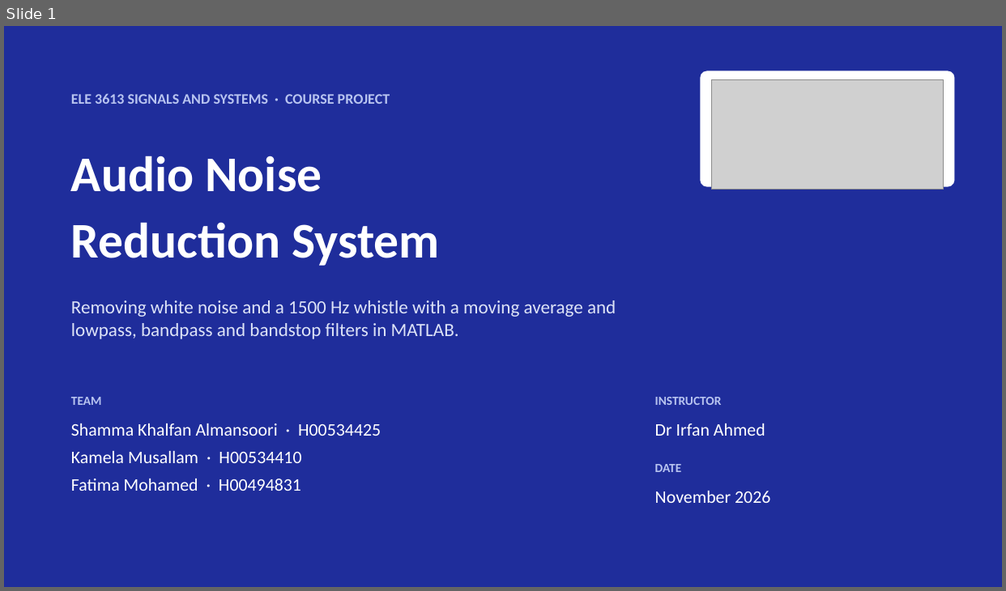
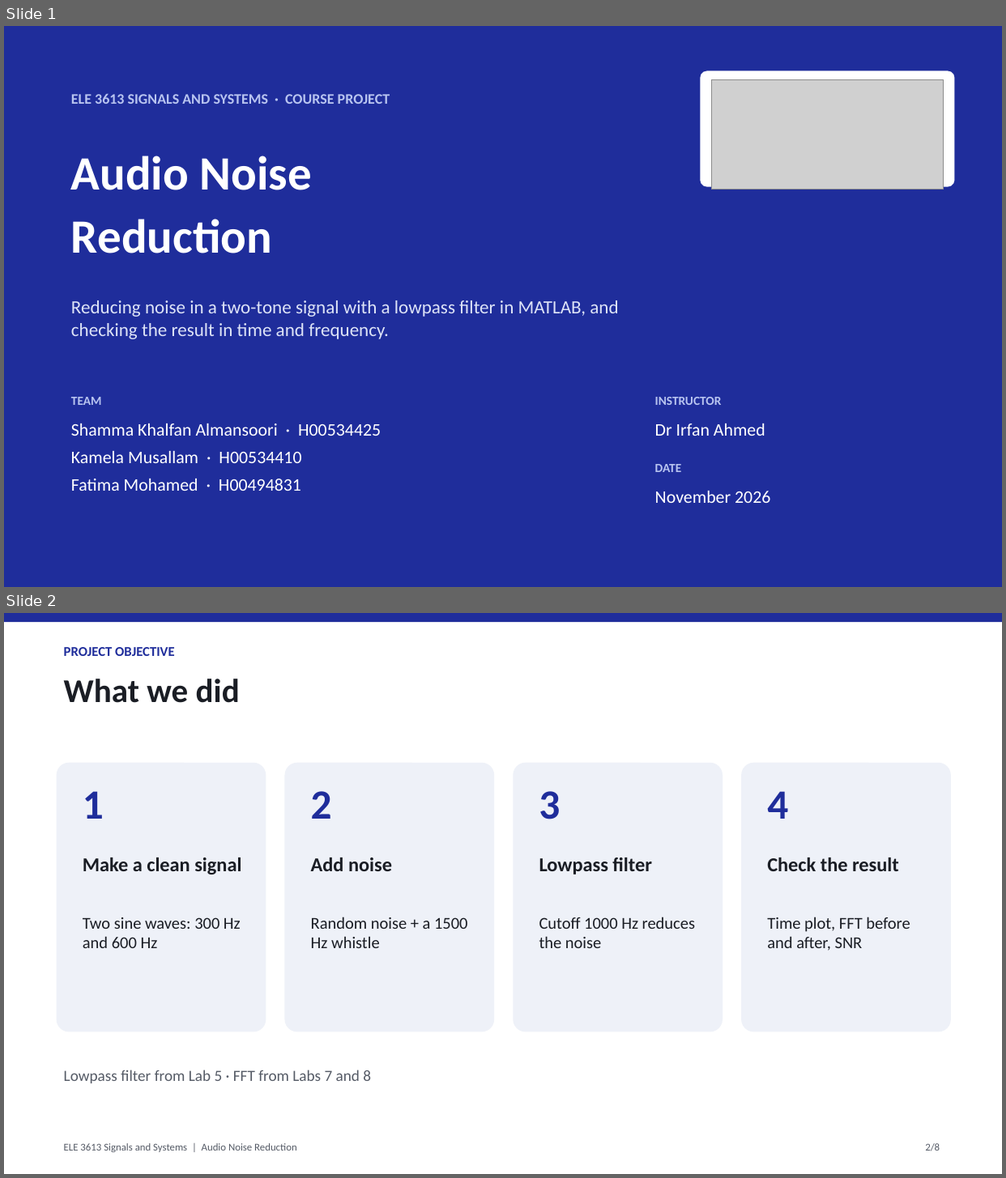
Before and after one commit to sshammaalman-art/Signal-project, a slide deck: AudioNoiseReduction_Presentation.pptx. Shown one above the other, each under a label of ours: slide 1 before the commit, slides 1 and 2 after it. The pictures are 1006x591 and 1006x1178 pixels, drawn with LibreOffice and Linux fonts; fonts in the diff are those of the drawing; grey boxes stand for pictures. Boxes give left, top, right and bottom in pixels: in the first picture for what was removed or moved away, otherwise in the second. Text is boxed around its words. In the diff, an @@ line names an element or a change of style, - is before the commit and + after.

```diff
--- a/AudioNoiseReduction_Presentation.pptx
+++ b/AudioNoiseReduction_Presentation.pptx
@@ slide 2 added at [4, 613, 1002, 1174], background #FFFFFF @@
@@ rectangle added at [4, 613, 1002, 622], fill #1F2D9B @@
@@ text added at [64, 647, 175, 656], 13 pt, text #1F2D9B, bold @@
+PROJECT OBJECTIVE
@@ text added at [64, 679, 240, 703], 32 pt, text #1A1D24, bold @@
+What we did
@@ rounded rectangle added at [57, 763, 266, 1033], fill #EEF1F8 @@
@@ rounded rectangle added at [285, 763, 494, 1033], fill #EEF1F8 @@
@@ rounded rectangle added at [513, 763, 722, 1033], fill #EEF1F8 @@
@@ rounded rectangle added at [741, 763, 951, 1033], fill #EEF1F8 @@
@@ text added at [83, 791, 104, 819], 40 pt, text #1F2D9B, bold @@
+1
@@ text added at [311, 791, 332, 819], 40 pt, text #1F2D9B, bold @@
+2
@@ text added at [539, 791, 560, 820], 40 pt, text #1F2D9B, bold @@
+3
@@ text added at [767, 791, 788, 819], 40 pt, text #1F2D9B, bold @@
+4
@@ text added at [83, 858, 241, 875], 19 pt, text #1A1D24, bold @@
+Make a clean signal
@@ text added at [311, 858, 392, 871], 19 pt, text #1A1D24, bold @@
+Add noise
@@ text added at [539, 858, 651, 875], 19 pt, text #1A1D24, bold @@
+Lowpass filter
@@ text added at [767, 858, 899, 871], 19 pt, text #1A1D24, bold @@
+Check the result
@@ text added at [83, 918, 241, 948], 16 pt, text #1A1D24 @@
+Two sine waves: 300 Hz and 600 Hz
@@ text added at [311, 917, 467, 948], 16 pt, text #1A1D24 @@
+Random noise + a 1500 Hz whistle
@@ text added at [539, 917, 695, 948], 16 pt, text #1A1D24 @@
+Cutoff 1000 Hz reduces the noise
@@ text added at [767, 917, 910, 951], 16 pt, text #1A1D24 @@
+Time plot, FFT before and after, SNR
@@ text added at [64, 1070, 371, 1084], 15 pt, text #555B66 @@
+Lowpass filter from Lab 5 · FFT from Labs 7 and 8
@@ text added at [64, 1144, 297, 1152], 10 pt, text #555B66 @@
+ELE 3613 Signals and Systems | Audio Noise Reduction
@@ text added at [925, 1144, 940, 1152], 10 pt, text #555B66 @@
+2/8
@@ slide 1 changed as well @@
@@ text at [71, 156, 312, 190]: size 48 to 46 pt in "Audio Noise" @@
@@ text at [71, 219, 272, 254]: text changed; size 48 to 46 pt @@
-Reduction System
+Reduction
@@ text at [71, 301, 618, 339]: text changed @@
-Removing white noise and a 1500 Hz whistle with a moving average and lowpass, bandpass and bandstop filters in MATLAB.
+Reducing noise in a two-tone signal with a lowpass filter in MATLAB, and checking the result in time and frequency.
```
Also in this commit, not shown: 1 other slide changed, 5 other slides added, 8 slides removed, 26 other files.
